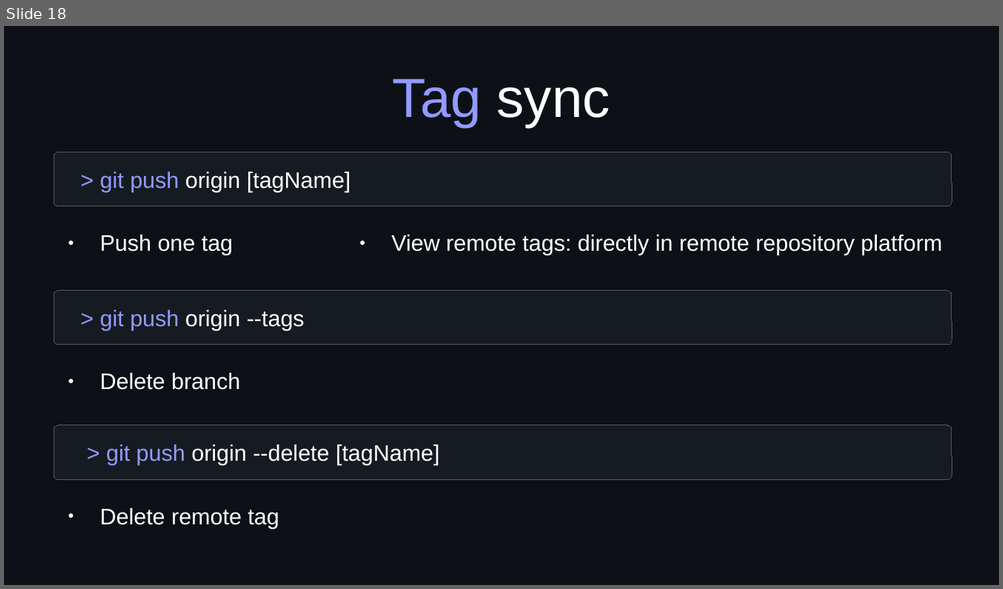
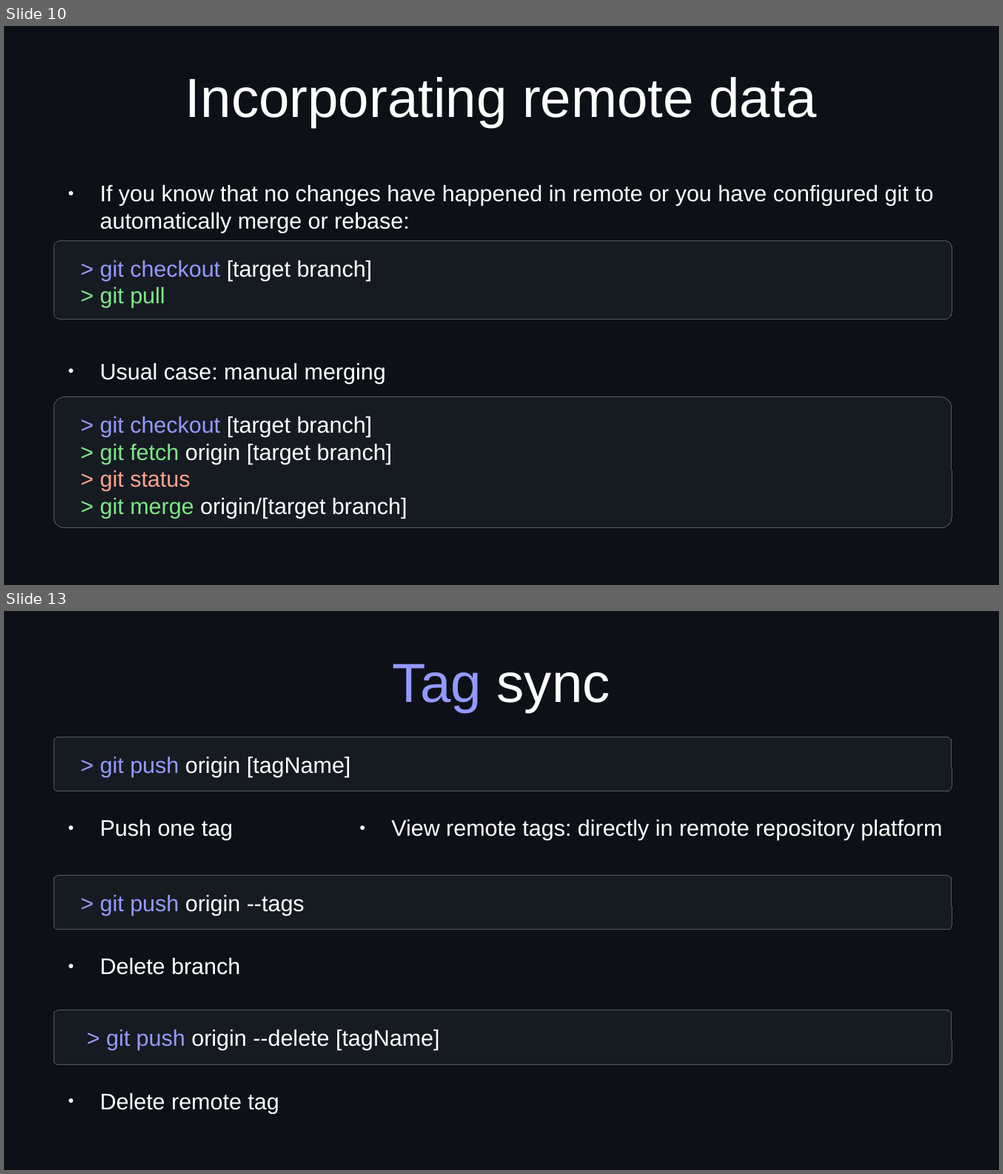
Before and after one commit to idf-io/Git-Github_Workshop, a slide deck: docs/presentation_day2_git-and-github.odp. Shown one above the other, each under a label of ours: slide 18 before the commit, slides 10 and 13 after it; the slides between them are not shown. The pictures are 1003x589 and 1003x1174 pixels, drawn with LibreOffice and Linux fonts; fonts in the diff are those of the drawing. Boxes give left, top, right and bottom in pixels: in the first picture for what was removed or moved away, otherwise in the second. Text is boxed around its words. In the diff, an @@ line names an element or a change of style, - is before the commit and + after.

```diff
--- a/docs/presentation_day2_git-and-github.odp
+++ b/docs/presentation_day2_git-and-github.odp
@@ slide 10 added at <box>4,26,999,585</box>, background #0D1117 @@
@@ title added at <box>185,77,817,127</box>, 44 pt, text #FFFFFF @@
+Incorporating remote data
@@ text added at <box>100,185,933,233</box>, 18 pt, text #FFFFFF @@
+● If you know that no changes have happened in remote or you have configured git to automatically merge or rebase:
@@ rounded rectangle added at <box>54,241,952,319</box>, fill #161B22, outline #535960 0 pt @@
@@ text added at <box>100,261,373,308</box>, 18 pt, text #FFFFFF @@
+> git checkout [target branch]
+> git pull
@@ text added at <box>100,363,386,383</box>, 18 pt, text #FFFFFF @@
+● Usual case: manual merging
@@ rounded rectangle added at <box>54,397,952,528</box>, fill #161B22, outline #535960 0 pt @@
@@ text added at <box>100,417,407,519</box>, 18 pt, text #FFFFFF @@
+> git checkout [target branch]
+> git fetch origin [target branch]
+> git status
+> git merge origin/[target branch]
@@ what was slide 18 is now slide 13 @@
```
Also in this commit, not shown: 7 slides changed, 18 other slides added, 9 slides removed.
